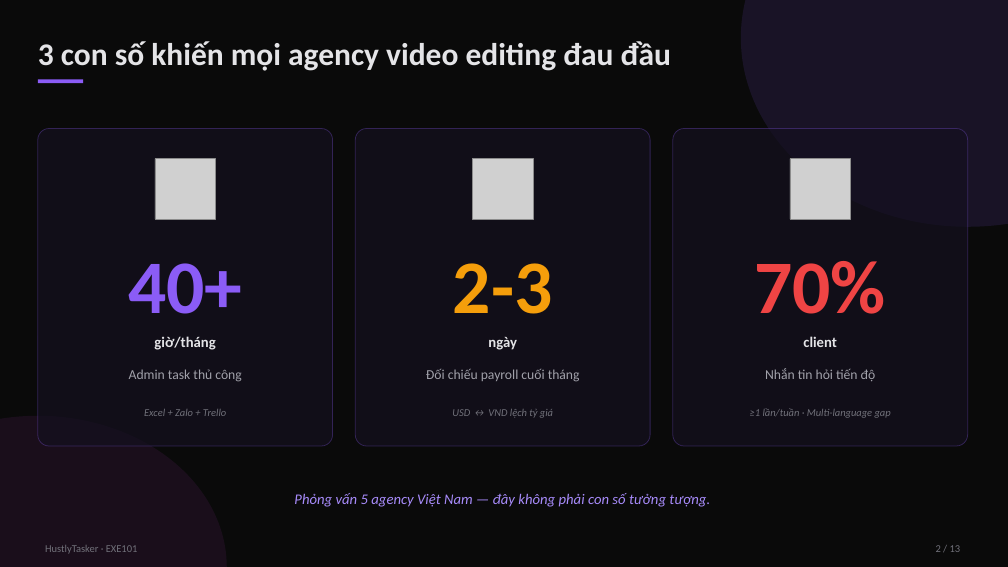
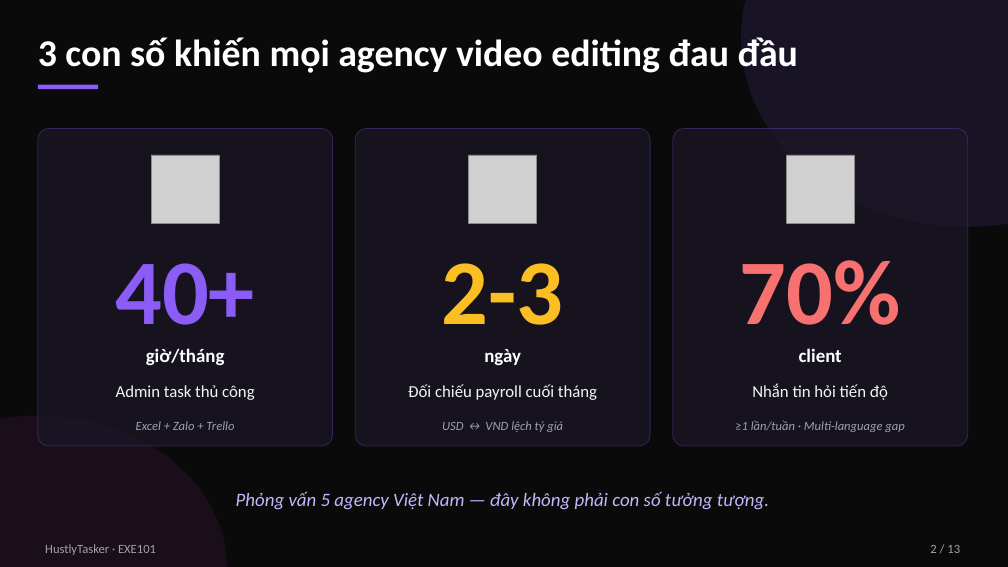
Before and after one commit to phucmetlamroi/agency_manager, a slide deck: slide 2 of presentation/HustlyTasker_Pitch_15min_Draft.pptx. Drawn at 1008x567 pixels with LibreOffice and Linux fonts; fonts in the diff are those of the drawing; grey boxes stand for pictures. Boxes give left, top, right and bottom in pixels: in the first picture for what was removed or moved away, otherwise in the second. Text is boxed around its words. In the diff, an @@ line names an element or a change of style, - is before the commit and + after.

Commit message:
fix(presentation): bigger fonts + brighter text + simpler content for readability
User feedback: "cho dễ đọc nhé" — text khó đọc khi projection. Pass
through all 13 slides bumping every font size + brightening colors +
shortening dense text.

Font size increases:
- Slide title: 30 → 36pt
- Body text: 13 → 16-17pt (most slides)
- Stat numbers: 32 → 38-42pt where appropriate
- Hero numbers (slide 2 stats): 72 → 88pt
- Slide 11 MRR numbers: 56 → 68pt
- Slide 1 main title: 84 → 96pt
- Slide 13 vision title: 54 → 60pt
- Cover tagline: 22 → 26pt
- Bullet text: 10-11 → 13-14pt
- Footer/captions: 9-12 → 11-13pt
- Table cells: 11 → 13pt, headers 12 → 15pt

Color brightening (better contrast on dark bg):
- textPrimary: zinc-200 (E4E4E7) → zinc-100 (F4F4F5)
- textSecondary: zinc-400 (A1A1AA) → zinc-300 (D4D4D8)
- textMuted: zinc-500 (71717A) → zinc-400 (A1A1AA)
- emerald: 34D399 → 6EE7B7 (300 weight, brighter)
- amber: F59E0B → FBBF24 (400, brighter)
- red: EF4444 → F87171 (400, brighter)
- violetLight: A78BFA → C4B5FD (300, brighter)
- Glass card fill: 14101F → 1C1727 (more contrast vs bg)

Content simplification:
- Slide 3 (pain points): shortened body sentences ~30% per card
- Slide 5 (differentiators): trimmed verbose bodies
- Slide 7 (personas): 3 bullets → 2 bullets per persona, shorter quotes
- Slide 9 (5 streams): tightened body text
- Slide 11 (growth): simpler year card metrics
- Slide 12 (competitor): tightened bottom takeaway

Visual cleanups:
- Stat boxes (slide 3): taller (0.85 → 1.0) for breathing room
- Bottom number bar (slide 8): taller (0.85 → 1.0)
- Most Popular pill (slide 10): wider (2 → 2.4)
- Glass card borders: less transparent (more visible)

Same 13 slides, same structure, same content message — just bigger
type + cleaner contrast + less dense text per card.

```diff
--- a/presentation/HustlyTasker_Pitch_15min_Draft.pptx
+++ b/presentation/HustlyTasker_Pitch_15min_Draft.pptx
@@ text "3 con số khiến mọi ..." at (38, 37, 798, 73): size 30 to 36 pt, text colour #E4E4E7 to #FFFFFF @@
@@ rectangle: place and size @@
-rectangle at (38, 79, 83, 83)
+rectangle at (38, 85, 98, 89)
@@ fill #14101F at 70% opacity to #1C1727 at 70% opacity in 3 elements at (38, 129, 333, 446), (355, 129, 650, 446), (673, 129, 968, 446) @@
@@ picture: place and size @@
-picture at (155, 159, 216, 219)
+picture at (151, 155, 219, 223)
@@ picture: place and size @@
-picture at (473, 159, 533, 219)
+picture at (469, 155, 537, 223)
@@ picture: place and size @@
-picture at (790, 159, 851, 219)
+picture at (786, 155, 854, 223)
@@ text "40+" at (115, 263, 255, 325): size 72 to 88 pt @@
@@ text "2-3" at (442, 263, 564, 325): size 72 to 88 pt, text colour #F59E0B to #FBBF24 @@
@@ text "70%" at (740, 260, 901, 325): size 72 to 88 pt, text colour #EF4444 to #F87171 @@
@@ text "giờ/tháng": place and size @@
-text "giờ/tháng" at (154, 336, 215, 350)
+text "giờ/tháng" at (146, 348, 225, 365)
@@ text "ngày": place and size @@
-text "ngày" at (488, 337, 517, 350)
+text "ngày" at (484, 349, 521, 366)
@@ size 14 to 18 pt, text colour #E4E4E7 to #FFFFFF in 3 elements at (146, 348, 225, 365), (484, 349, 521, 366), (799, 348, 842, 362) @@
@@ text "client": place and size @@
-text "client" at (803, 336, 837, 347)
+text "client" at (799, 348, 842, 362)
@@ text "Admin task thủ công": place and size @@
-text "Admin task thủ công" at (129, 369, 241, 382)
+text "Admin task thủ công" at (116, 385, 254, 400)
@@ text "Đối chiếu payroll cuối tháng": place and size @@
-text "Đối chiếu payroll cuối tháng" at (426, 369, 580, 382)
+text "Đối chiếu payroll cuối tháng" at (408, 384, 597, 400)
@@ size 13 to 16 pt, text colour #A1A1AA to #F4F4F5 in 3 elements at (116, 385, 254, 400), (408, 384, 597, 400), (752, 384, 888, 400) @@
@@ text "Nhắn tin hỏi tiến độ": place and size @@
-text "Nhắn tin hỏi tiến độ" at (765, 368, 876, 381)
+text "Nhắn tin hỏi tiến độ" at (752, 384, 888, 400)
@@ size 10 to 12 pt, text colour #71717A to #A1A1AA in 5 elements at (45, 544, 156, 555), (930, 545, 960, 553), (136, 421, 234, 430), (442, 421, 563, 432), (735, 420, 904, 432) @@
@@ 3 texts: place and size @@
-3 texts at (144, 408, 891, 418)
+3 texts at (136, 420, 904, 432)
@@ text "Phỏng vấn 5 agency Việt ..." at (236, 492, 769, 510): size 14 to 18 pt, text colour #A78BFA to #C4B5FD @@
```
Also in this commit, not shown: 12 other slides changed, 1 other file.
